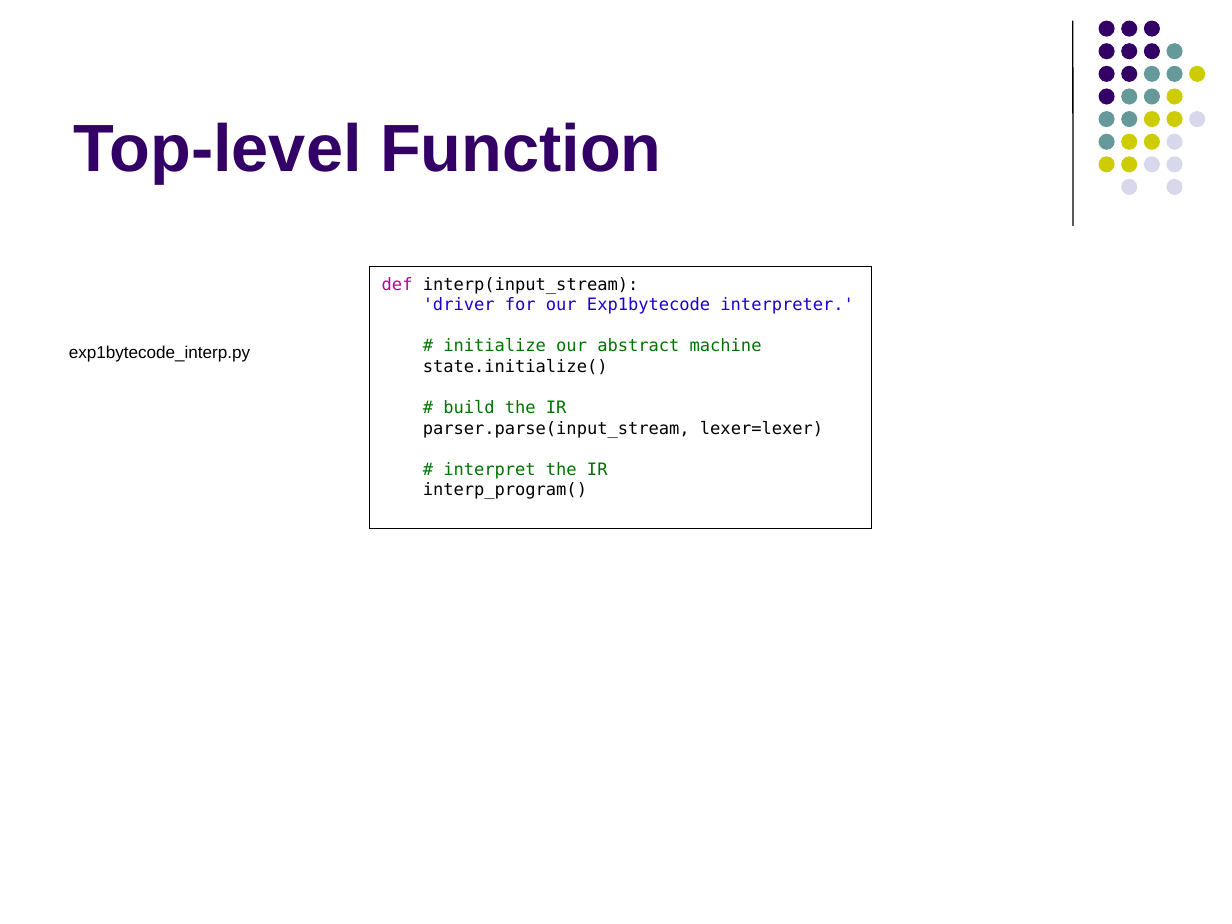
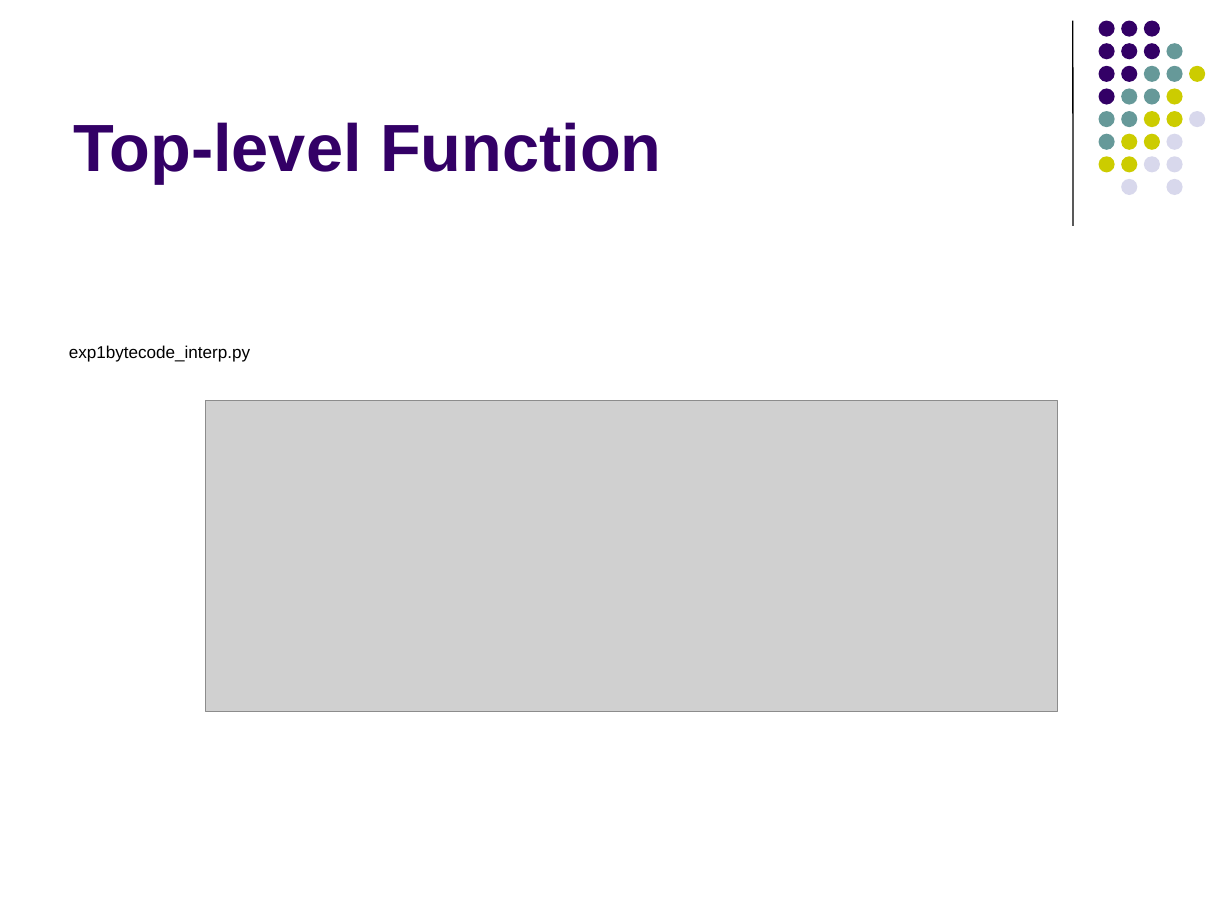
Before and after one commit to lutzhamel/CSC402, a slide deck: slide 62 of notes/csc402-ln005.pptx (slide 61 before the commit). Drawn at 1232x924 pixels with LibreOffice and Linux fonts; fonts in the diff are those of the drawing; grey boxes stand for pictures. Boxes give left, top, right and bottom in pixels: in the first picture for what was removed or moved away, otherwise in the second. Text is boxed around its words. In the diff, an @@ line names an element or a change of style, - is before the commit and + after.

```diff
--- a/notes/csc402-ln005.pptx
+++ b/notes/csc402-ln005.pptx
@@ rectangle removed at [370,267,871,529] @@
-def interp(input_stream):
-'driver for our Exp1bytecode interpreter.'
-# initialize our abstract machine
-state.initialize()
-# build the IR
-parser.parse(input_stream, lexer=lexer)
-# interpret the IR
-interp_program()
@@ picture added at [206,400,1058,712] @@
```
Also in this commit, not shown: 10 other slides changed, 10 slides added, 9 slides removed, 3 other files.
